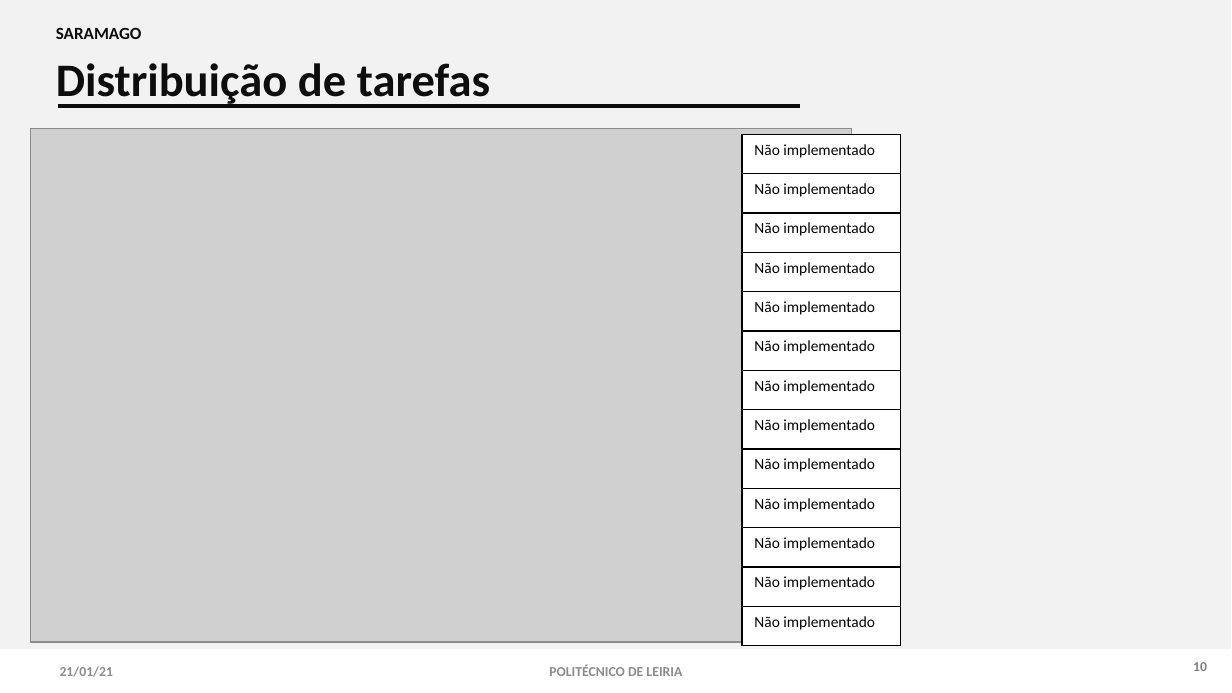
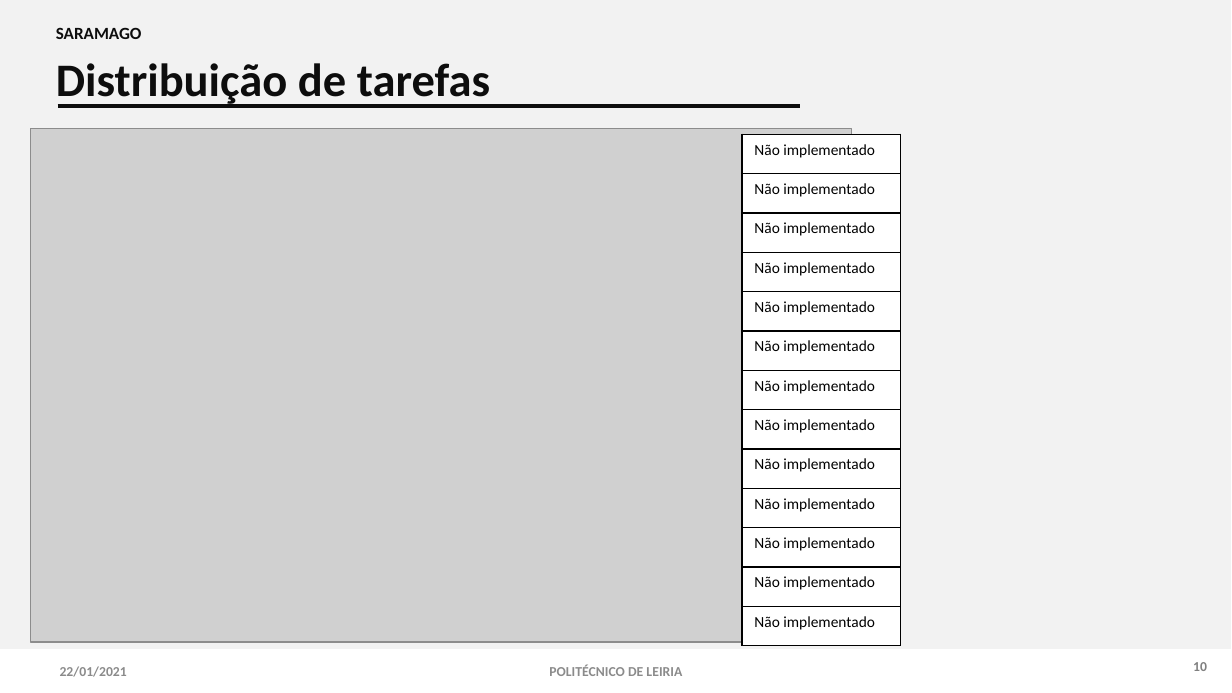
Before and after one commit to 2180622/IPL_PSI_ProjetoFinal_SARAMAGO, a slide deck: slide 10 of Documentacao/Android/IPL_AMSI_Relatorio.pptx. Drawn at 1232x693 pixels with LibreOffice and Linux fonts; fonts in the diff are those of the drawing; grey boxes stand for pictures. Boxes give left, top, right and bottom in pixels: in the first picture for what was removed or moved away, otherwise in the second. Text is boxed around its words. In the diff, an @@ line names an element or a change of style, - is before the commit and + after.

```diff
--- a/Documentacao/Android/IPL_AMSI_Relatorio.pptx
+++ b/Documentacao/Android/IPL_AMSI_Relatorio.pptx
@@ text at (x1=60, y1=666, x2=127, y2=677): text changed @@
-21/01/21
+22/01/2021
```
Also in this commit, not shown: 10 other slides changed, 1 other file.
